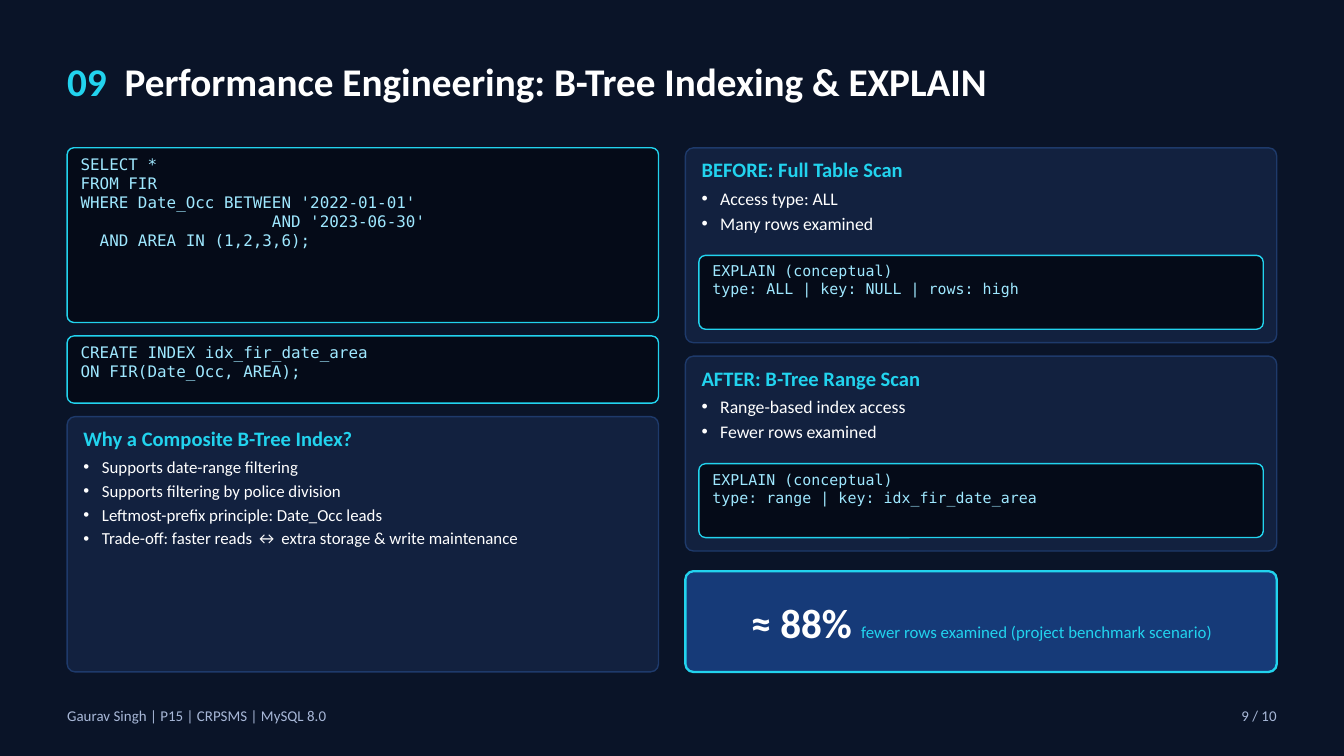
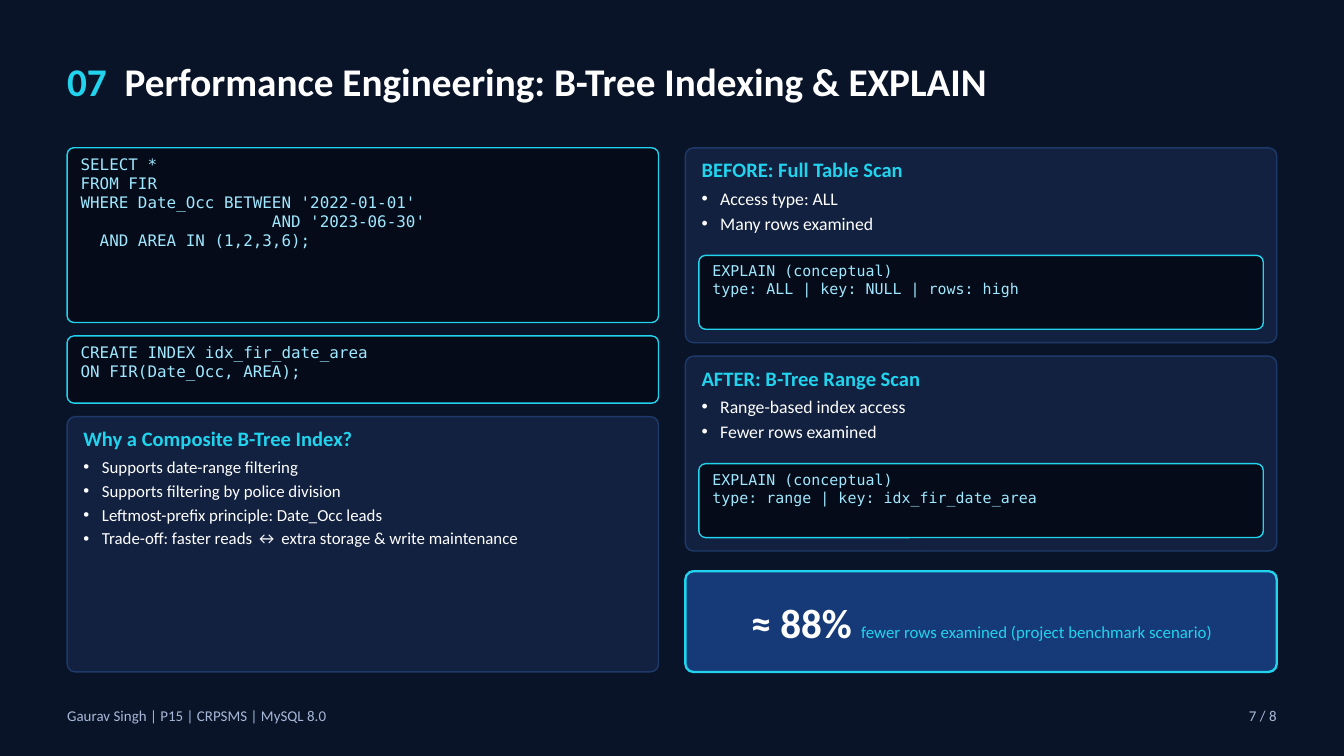
Before and after one commit to gauravsingh-analytics/DBMS-Project, a slide deck: slide 7 of Presentation_Deck.pptx (slide 9 before the commit). Drawn at 1344x756 pixels with LibreOffice and Linux fonts; fonts in the diff are those of the drawing. Boxes give left, top, right and bottom in pixels: in the first picture for what was removed or moved away, otherwise in the second. Text is boxed around its words. In the diff, an @@ line names an element or a change of style, - is before the commit and + after.

```diff
--- a/Presentation_Deck.pptx
+++ b/Presentation_Deck.pptx
@@ text at (67, 68, 987, 103): text changed @@
-09 Performance Engineering: B-Tree Indexing & EXPLAIN
+07 Performance Engineering: B-Tree Indexing & EXPLAIN
@@ text at (1249, 711, 1277, 721): text changed @@
-9 / 10
+7 / 8
```
Also in this commit, not shown: 7 other slides changed, 2 slides removed.
